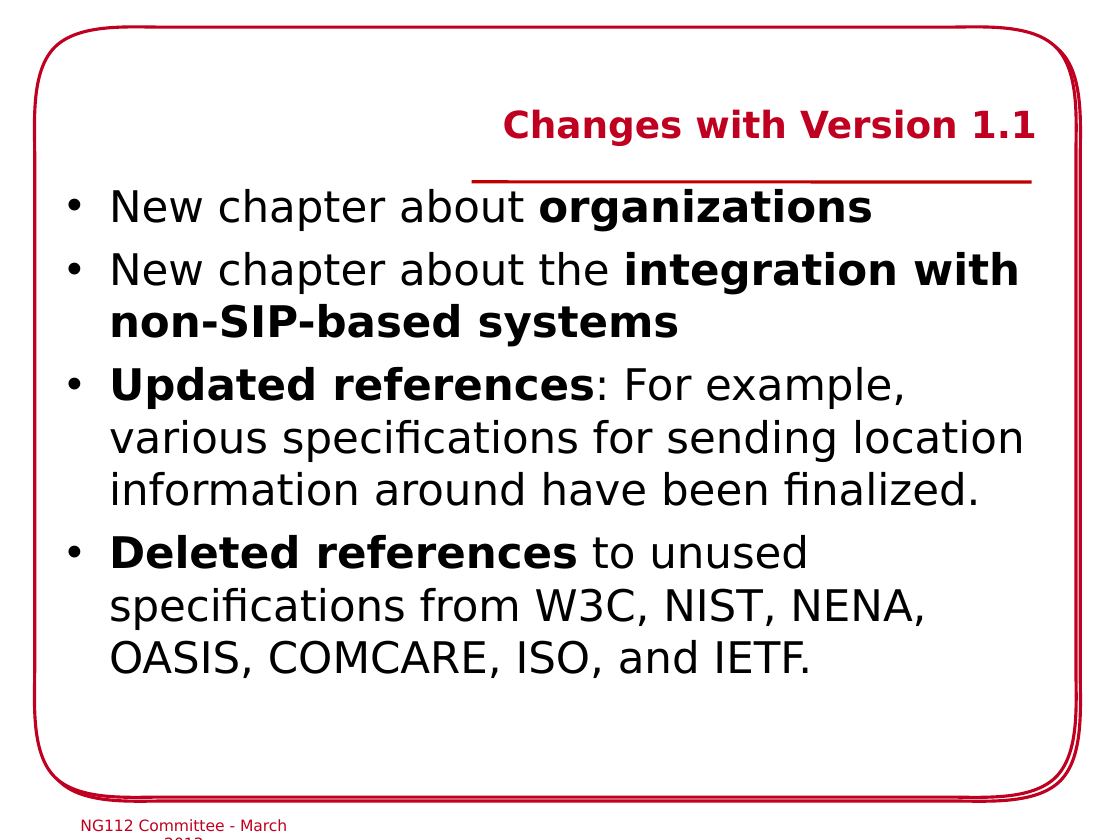
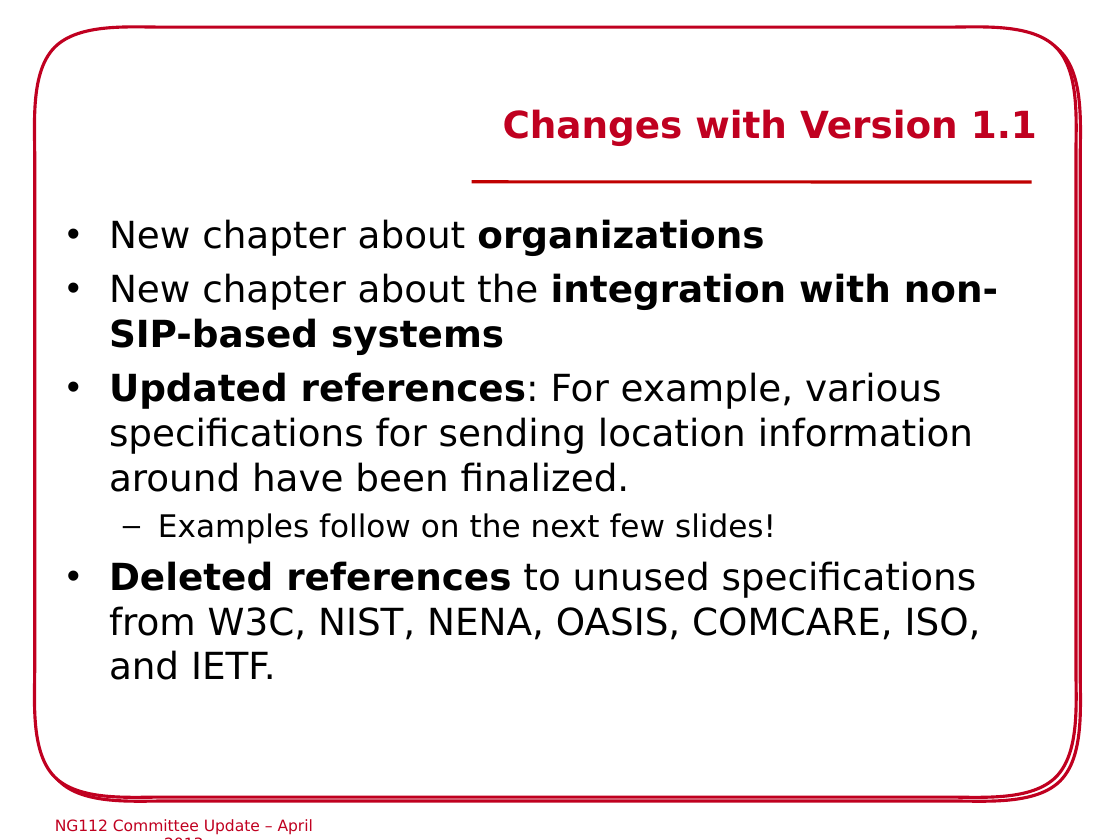
Before and after one commit to hannestschofenig/tschofenig-ids, a slide deck: slide 8 of eena-workshop-riga2013/NG112_Commitee_Riga.ppt (slide 7 before the commit). Drawn at 1120x840 pixels with LibreOffice and Linux fonts; fonts in the diff are those of the drawing; background and template pictures are left out. Boxes give left, top, right and bottom in pixels: in the first picture for what was removed or moved away, otherwise in the second. Text is boxed around its words. In the diff, an @@ line names an element or a change of style, - is before the commit and + after.

```diff
--- a/eena-workshop-riga2013/NG112_Commitee_Riga.ppt
+++ b/eena-workshop-riga2013/NG112_Commitee_Riga.ppt
@@ text "New chapter about organizations": place and size @@
-text "New chapter about organizations" at bbox=[109, 189, 1025, 678]
+text "New chapter about organizations" at bbox=[109, 219, 998, 680]
@@ text at bbox=[109, 219, 998, 680]: size 28 to 24 pt in "New chapter about organizations", "New chapter about the integration with non-SIP-based ...", "Updated references: For example, various specifications for ...", "Deleted references to unused specifications from W3C, ..."; less space between paragraphs @@
@@ text at bbox=[158, 513, 776, 544]: paragraph added @@
+  – Examples follow on the next few slides!
@@ text at bbox=[55, 819, 313, 835]: text changed @@
-NG112 Committee - March 2013
+NG112 Committee Update – April 2013
```
Also in this commit, not shown: 15 other slides changed, 3 slides added, 2 slides removed.
